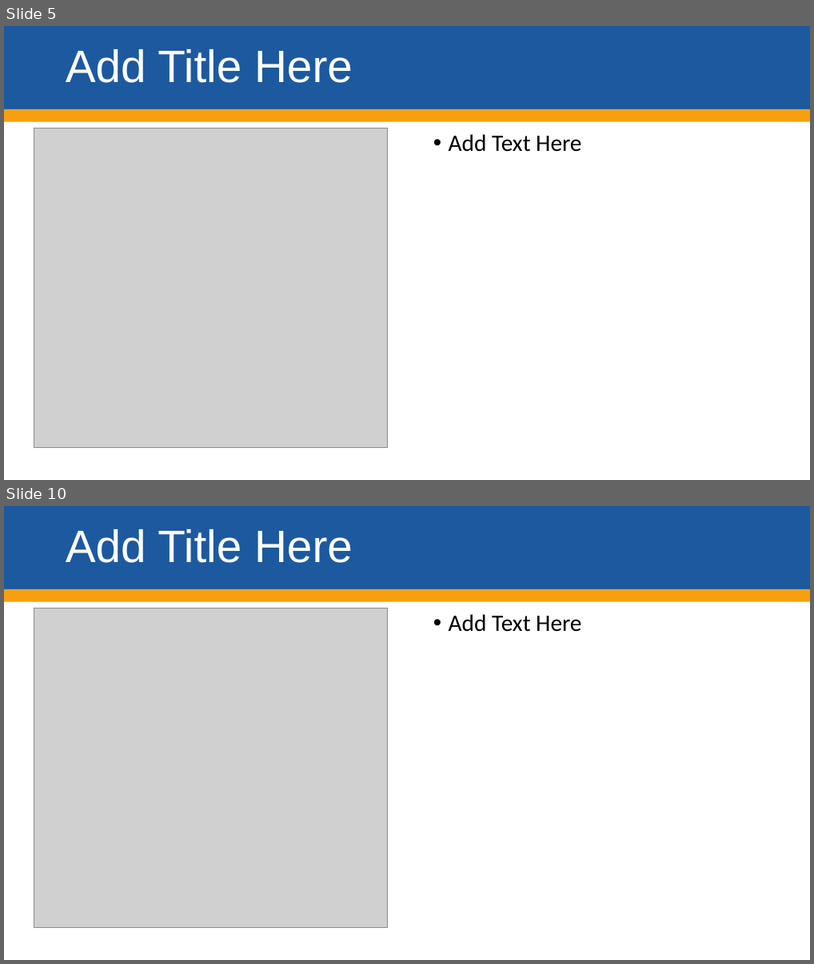
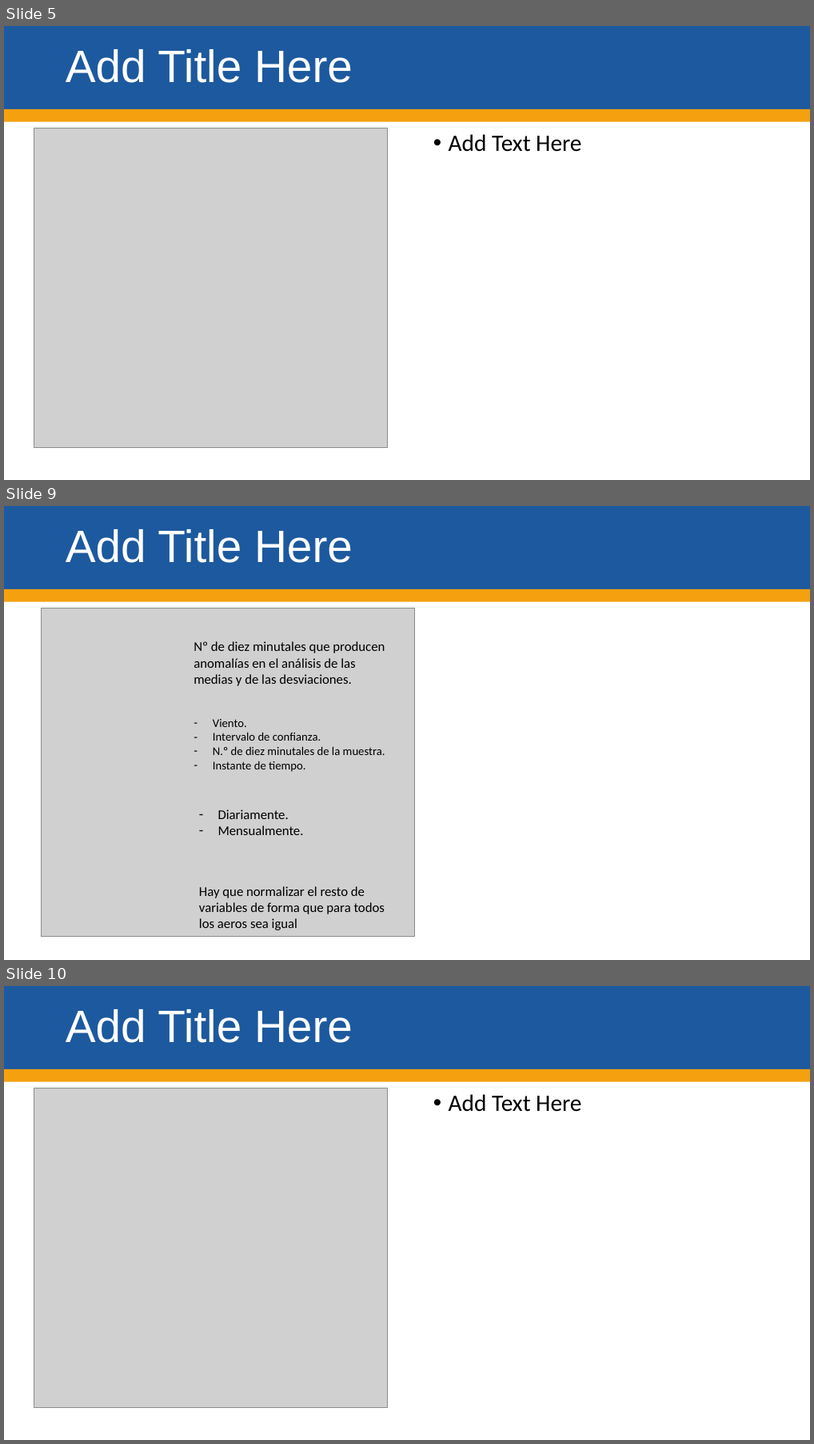
Before and after one commit to kikejosan/EolicSimulatorCEP, a slide deck: docs/enunciado-de-patrones.pptx. Shown one above the other, each under a label of ours: slides 5 and 10 before the commit, slides 5, 9 and 10 after it; the slides between them are not shown. The pictures are 814x964 and 814x1444 pixels, drawn with LibreOffice and Linux fonts; fonts in the diff are those of the drawing; grey boxes stand for pictures; background and template pictures are left out. Boxes give left, top, right and bottom in pixels: in the first picture for what was removed or moved away, otherwise in the second. Text is boxed around its words. In the diff, an @@ line names an element or a change of style, - is before the commit and + after.

```diff
--- a/docs/enunciado-de-patrones.pptx
+++ b/docs/enunciado-de-patrones.pptx
@@ slide 9 added at (x1=4, y1=506, x2=810, y2=960), background #FFFFFF; not listed: 2 template elements that a slide beside it also shows @@
@@ title added at (x1=66, y1=529, x2=353, y2=563), 54 pt, text #FFFFFF @@
+Add Title Here
@@ picture added at (x1=41, y1=608, x2=414, y2=936) @@
@@ text added at (x1=194, y1=641, x2=385, y2=686), 16 pt, text #000000 @@
+Nº de diez minutales que producen anomalías en el análisis de las medias y de las desviaciones.
@@ text added at (x1=213, y1=719, x2=386, y2=772), 14 pt, text #000000 @@
+– Viento.
+– Intervalo de confianza.
+– N.º de diez minutales de la muestra.
+– Instante de tiempo.
@@ text added at (x1=218, y1=809, x2=304, y2=835), 16 pt, text #000000 @@
+– Diariamente.
+– Mensualmente.
@@ text added at (x1=199, y1=886, x2=385, y2=930), 16 pt, text #000000 @@
+Hay que normalizar el resto de variables de forma que para todos los aeros sea igual
```
Also in this commit, not shown: 1 slide changed, 2 other slides added, 3 slides removed, 33 other files.
